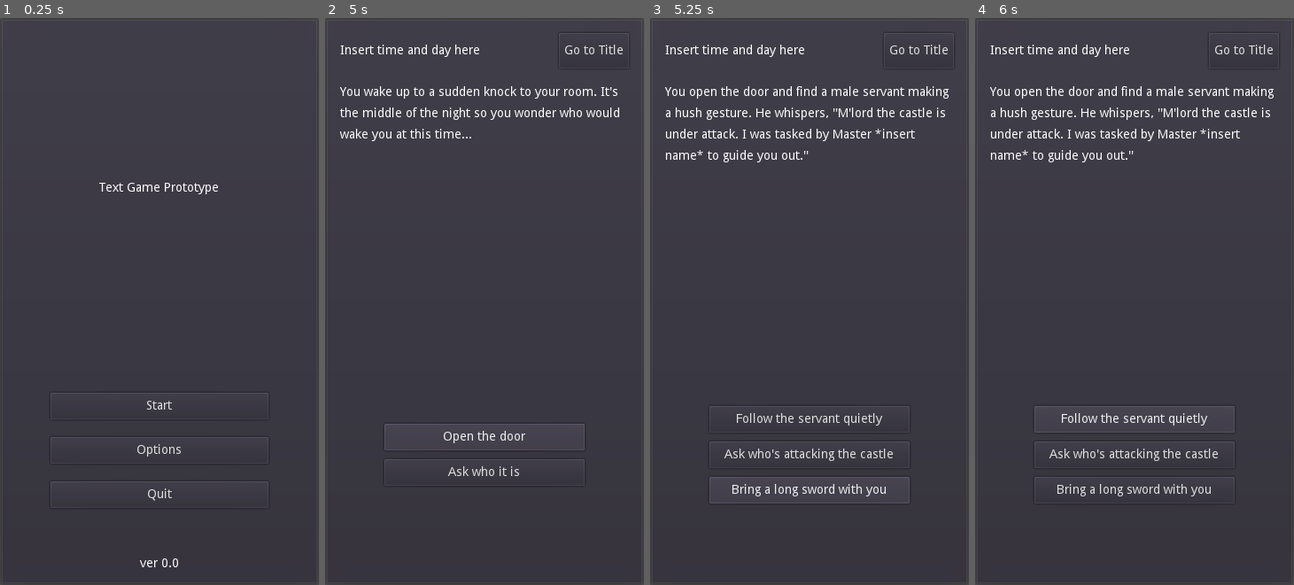
Above: before the commit, frames 1-4 (left to right).
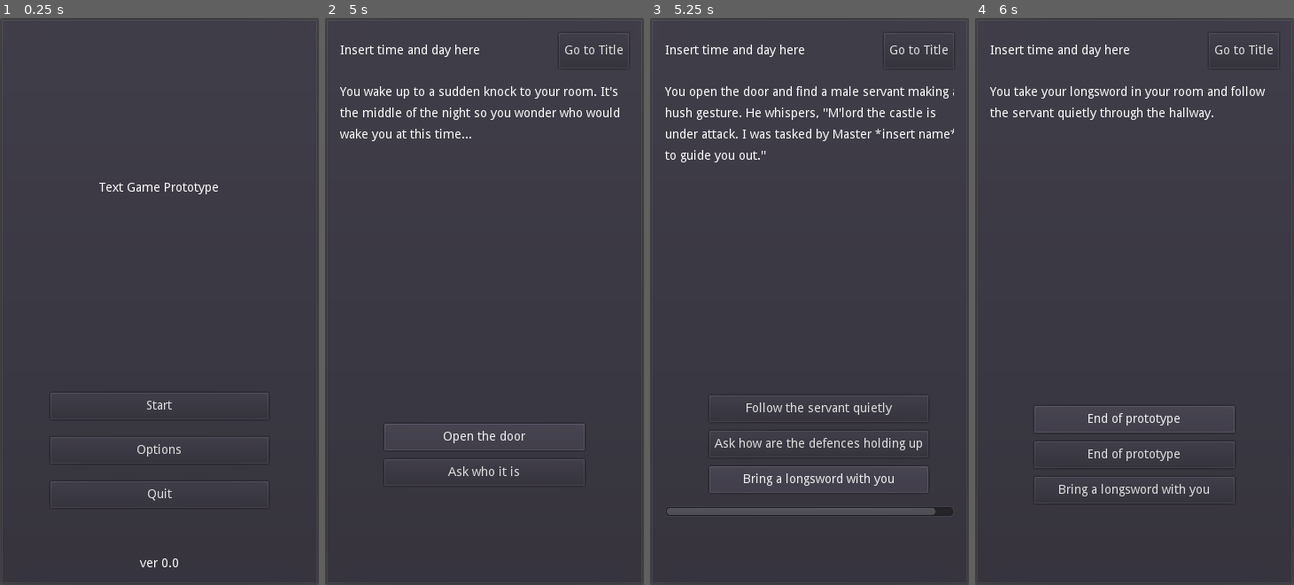
Above: after the commit, the same moments.

Repository: philipuriarte/A-Churchyard-of-Orphans
Game: Godot game, scene res://scenes/main.tscn
Two runs of this game, one before a commit and one after it. Both use one fixed random seed, a clock stepped at 60 frames per second and the inputs below.
Inputs:
- Up to frame 1 (0.25 s): no input
- Up to frame 2 (5 s): click "Start" at 0.5 s; click "Go to Title" at 1.25 s; click "Start" at 2 s; click "Go to Title" at 2.75 s; click "Start" at 3.5 s; click "Continue" at 4.25 s
- Up to frame 3 (5.25 s): click "Open the door" at 5 s
- Up to frame 4 (6 s): click "Follow the servant quietly" at 5.75 s

Frames 1-2 are identical in both runs. In frame 3, 5.2% of the frame differs, in the area x 4-96%, y 12-88%; in frame 4, 3.7%.

Commit message:
Add new content to prototype

Diff:
--- a/logic/content_data.gd
+++ b/logic/content_data.gd
@@ -31,25 +31,66 @@
 		"narr_text": "You open the door and find a male servant making a hush gesture. He whispers, \"M'lord the castle is under attack. I was tasked by Master *insert name* to guide you out.\"",
 		"choices": {
 			1: {
-				"text": "Follow the servant quietly"
+				"text": "Follow the servant quietly",
+				"output": "001_follow_servant"
 			},
 			2: {
-				"text": "Ask who's attacking the castle"
+				"text": "Ask how are the defences holding up",
+				"output": "001_ask_defences"
 			},
 			3: {
-				"text": "Bring a long sword with you"
+				"text": "Bring a longsword with you",
+				"output": "001_follow_servant"
 			}
 		}
 	},
 
 	"001_ask_who": {
-		"narr_text": "You ask who is it. But you're replied with another knock.",
+		"narr_text": "You ask who it is. But you're only replied with another knock. You start hearing faint noises of swords clashing outside...",
 		"choices": {
 			1: {
-				"text": "Open the door carefully"
+				"text": "Open the door carefully",
+				"output": "001_follow_servant"
 			},
 			2: {
-				"text": "Ask again"
+				"text": "Grab your longsword and ask one more time",
+				"output": "001_grab_longsword"
+			},
+		}
+	},
+
+	"001_follow_servant": {
+		"narr_text": "You take your longsword in your room and follow the servant quietly through the hallway.",
+		"choices": {
+			1: {
+				"text": "End of prototype"
+			},
+			2: {
+				"text": "End of prototype"
+			},
+		}
+	},
+
+	"001_ask_defences": {
+		"narr_text": "You ask \"How is the castle defences holding? Where's father and Master *insert name*?\"",
+		"choices": {
+			1: {
+				"text": "End of prototype"
+			},
+			2: {
+				"text": "End of prototype"
+			},
+		}
+	},
+
+	"001_grab_longsword": {
+		"narr_text": "You quickly grab your longsword beside your bed and ask one more time. You hear a faint voice on the other side of the door. \"M'lord the castle is under attack. I was tasked by Master *insert name* to guide you out.\"",
+		"choices": {
+			1: {
+				"text": "End of prototype"
+			},
+			2: {
+				"text": "End of prototype"
 			},
 		}
 	}
